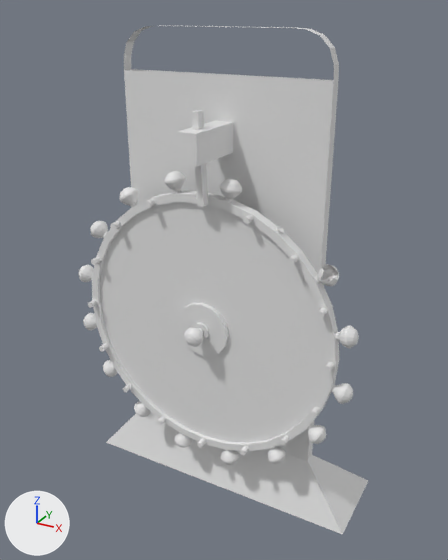
One commit to the FBX model Assets/Individual Folders/Aki/luckywheel.fbx: the scene before it, then after it.
Both versions are drawn from a 50 mm camera at (2.67, -4.51, 4.77) aimed at (0.01, 0.32, 2.35). Every picture has the same lights, and +X, +Y and +Z are marked at lower left. Where no turn or scale is listed for an object, it has been applied to the vertices. Vertices at the same position are counted once.
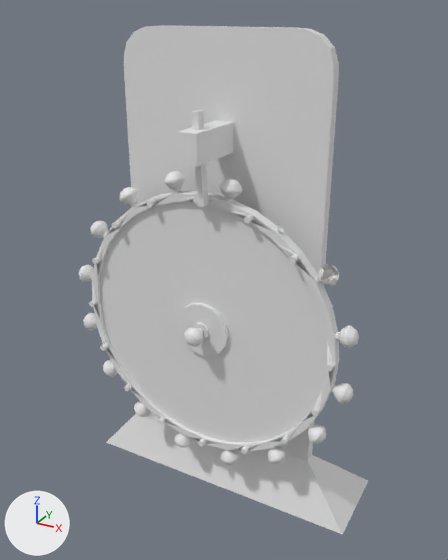
Commit message: luckywheel nyt?

Location of each change, [x1, y1, x2, y2] in pixels of the pictures (448 x 560 px):
'Circle', reshaped
    before: [88, 191, 339, 455]
    after: [89, 191, 339, 454]
part 1 of me_circle_001, built on
    before: [88, 196, 335, 455]
    after: [89, 193, 335, 454]
part 2 of me_plane, added
    after: [124, 26, 334, 82]

The change, as a diff of the scene's bpy script:
```diff
--- a/Assets/Individual Folders/Aki/luckywheel.fbx.py
+++ b/Assets/Individual Folders/Aki/luckywheel.fbx.py
@@ me_plane @@
 # used by ob_plane; location = (0.044, 0.198, 3.227)
-me_plane.from_pydata(...)  # 112 vertices, 96 faces; spans x -1.51..1.43, y -0.54..0.75, z -3.21..1.4
+me_plane.from_pydata(...)  # 112 vertices, 98 faces; spans x -1.51..1.43, y -0.54..0.75, z -3.21..1.4
+# me_plane part 2
+# 2 new faces join them
@@ me_circle_001 @@
 # used by ob_circle; location = (0.0, -0.03, 1.993)
-me_circle_001.from_pydata(...)  # 832 vertices, 674 faces; spans x -1.31..1.31, y -0.15..0.32, z -1.31..1.31
+me_circle_001.from_pydata(...)  # 1036 vertices, 849 faces; spans x -1.31..1.31, y -0.13..0.32, z -1.31..1.31
+# me_circle_001 part 1: 10 vertices moved from x 1.15..1.21, y -0.15, z 0.46..0.52 to x 1.15..1.21, y -0.07, z 0.46..0.52; 150 vertices removed from x -1.3..1.3, y -0.15, z -1.3..1.31; 354 vertices added at x -1.3..1.3, y -0.13..-0.07, z -1.3..1.31
```
